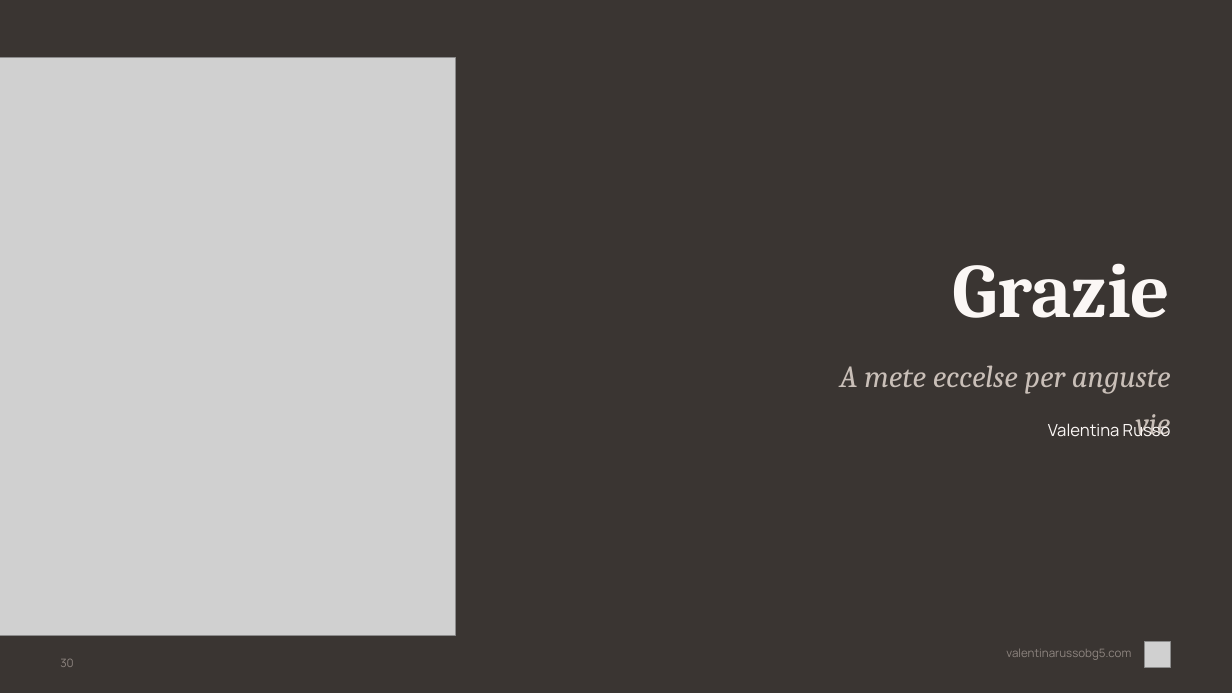
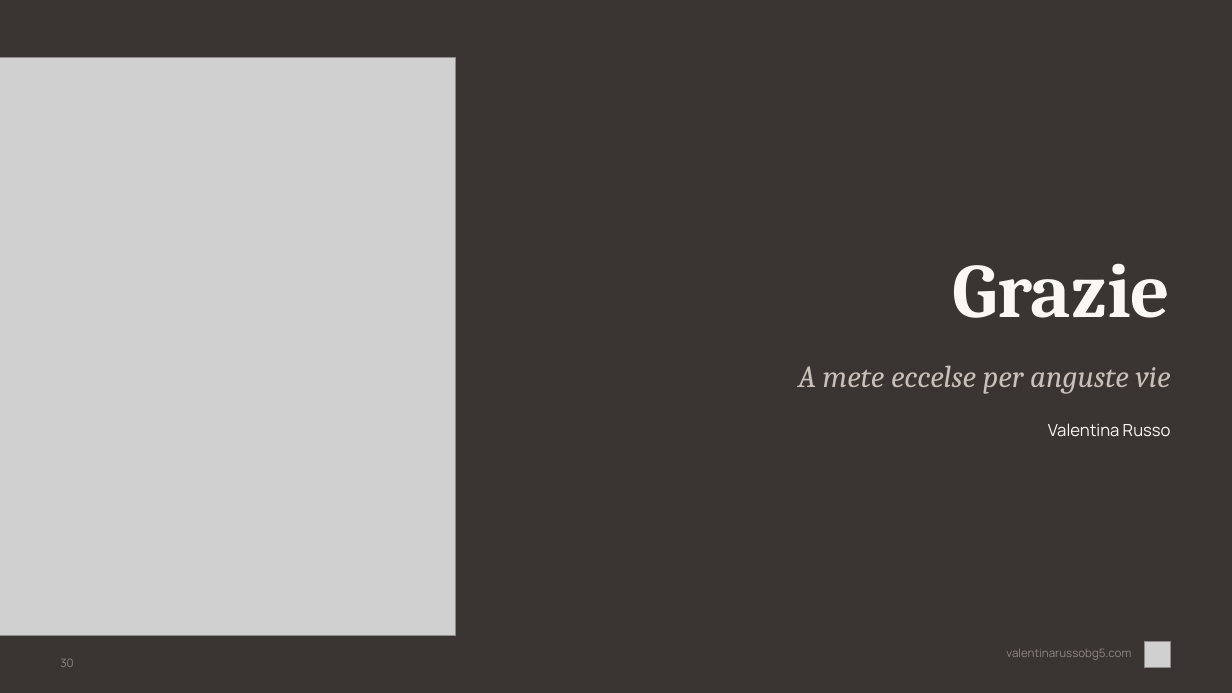
Before and after one commit to valentina-russo/valentinarusso-site, a slide deck: slide 30 of grav-site/root/kit-corso/corso-base-hd.pptx. Drawn at 1232x693 pixels with LibreOffice and Linux fonts; fonts in the diff are those of the drawing; grey boxes stand for pictures. Boxes give left, top, right and bottom in pixels: in the first picture for what was removed or moved away, otherwise in the second. Text is boxed around its words. In the diff, an @@ line names an element or a change of style, - is before the commit and + after.

```diff
--- a/grav-site/root/kit-corso/corso-base-hd.pptx
+++ b/grav-site/root/kit-corso/corso-base-hd.pptx
@@ text "A mete eccelse per anguste ..." rewrapped from bbox=[840, 365, 1171, 437] to bbox=[798, 365, 1171, 394] @@
```
Also in this commit, not shown: 29 other slides changed, 1 other file.
